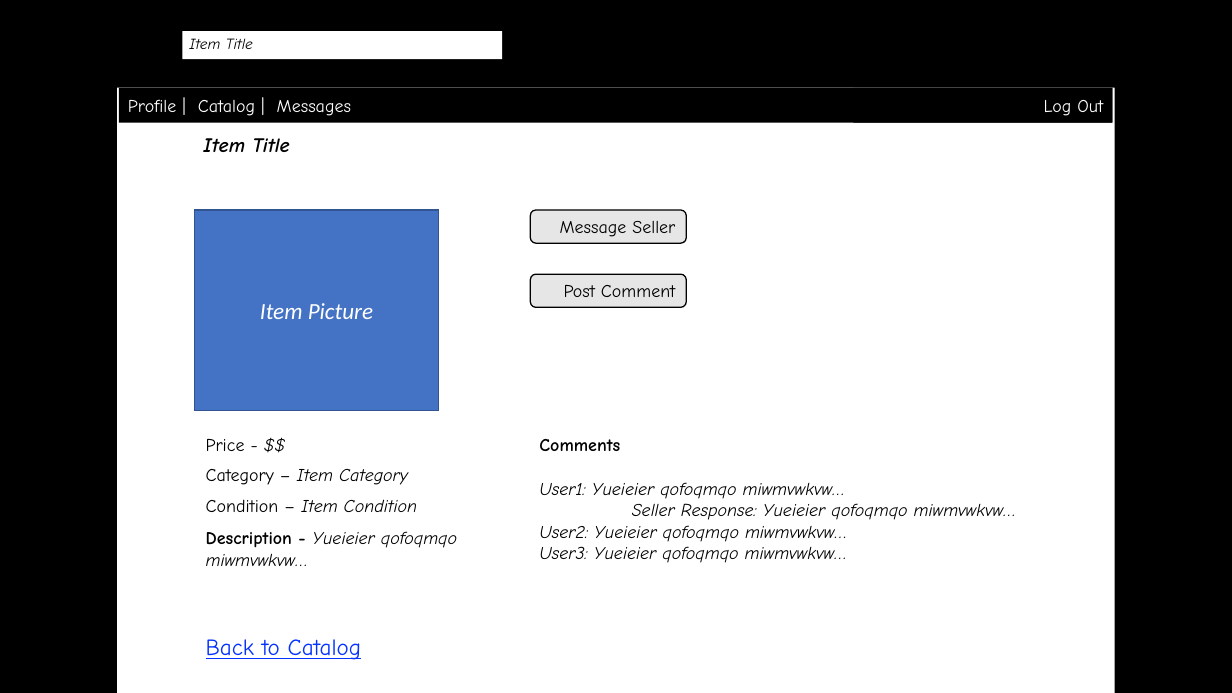
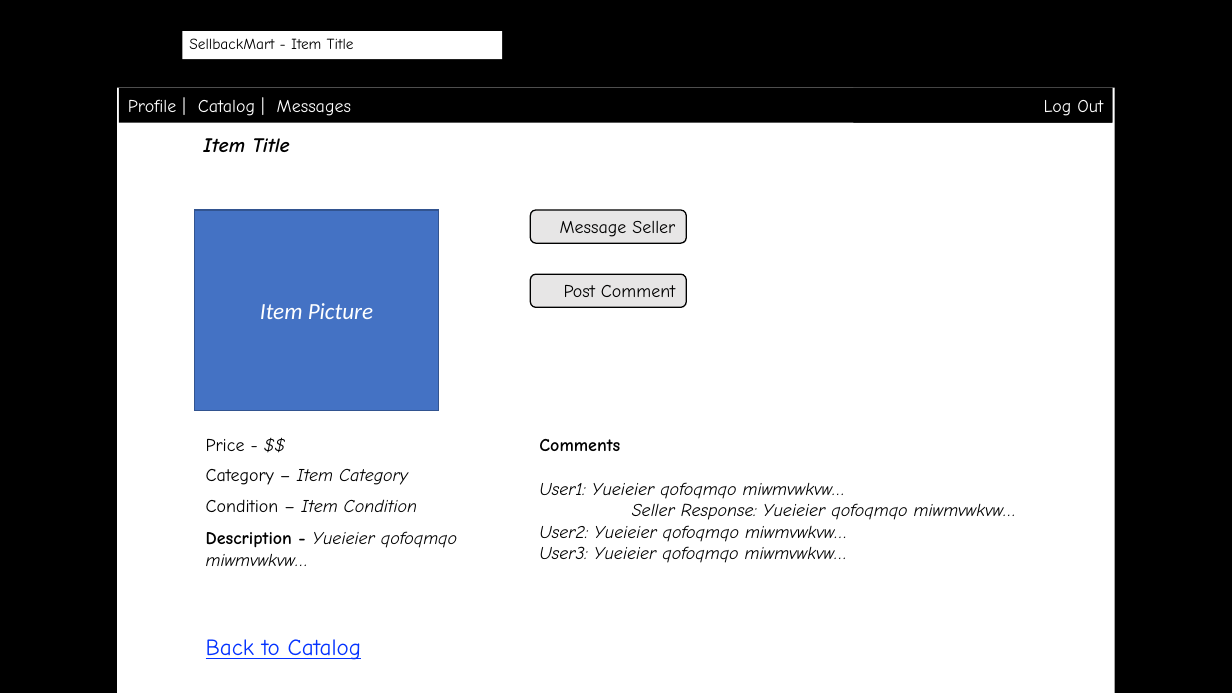
Before and after one commit to byllynho/SellBackMart, a slide deck: slide 10 of docs/wireframes/wireframes.pptx (slide 7 before the commit). Drawn at 1232x693 pixels with LibreOffice and Linux fonts; fonts in the diff are those of the drawing; background and template pictures are left out. Boxes give left, top, right and bottom in pixels: in the first picture for what was removed or moved away, otherwise in the second. Text is boxed around its words. In the diff, an @@ line names an element or a change of style, - is before the commit and + after.

```diff
--- a/docs/wireframes/wireframes.pptx
+++ b/docs/wireframes/wireframes.pptx
@@ text at bbox=[189, 38, 354, 49]: text changed; italic off @@
-Item Title
+SellbackMart - Item Title
```
Also in this commit, not shown: 10 other slides changed, 3 slides added.
